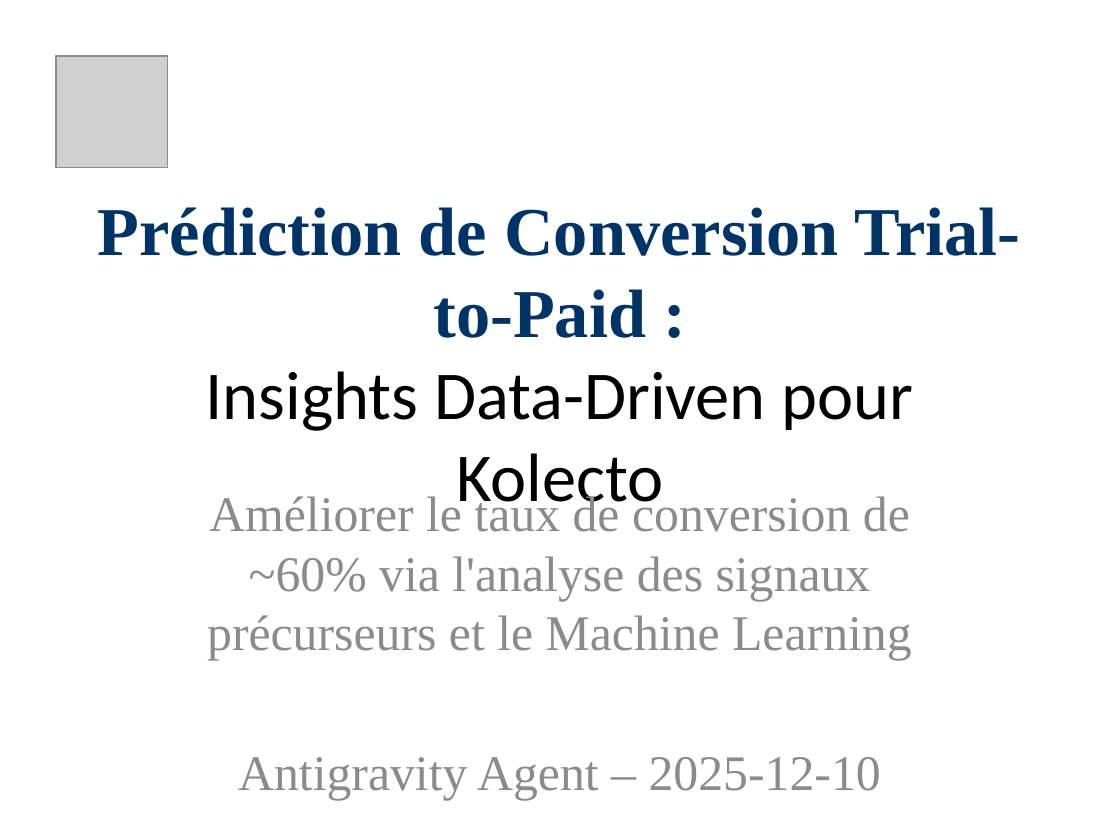
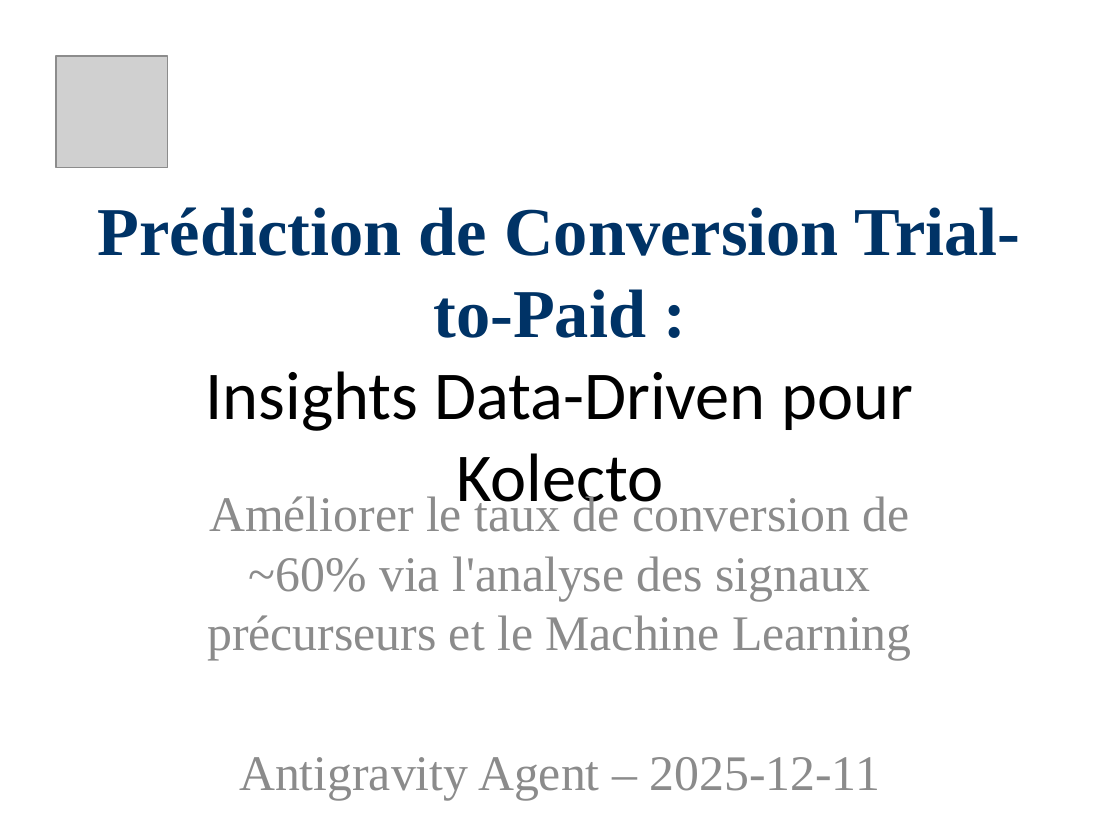
Before and after one commit to Paulino-Cristovao/churn_predictions, a slide deck: slide 1 of Presentations_Resultats_Projet.pptx. Drawn at 1120x840 pixels with LibreOffice and Linux fonts; fonts in the diff are those of the drawing; grey boxes stand for pictures. Boxes give left, top, right and bottom in pixels: in the first picture for what was removed or moved away, otherwise in the second. Text is boxed around its words. In the diff, an @@ line names an element or a change of style, - is before the commit and + after.

```diff
--- a/Presentations_Resultats_Projet.pptx
+++ b/Presentations_Resultats_Projet.pptx
@@ subtitle at (239, 757, 879, 800): text changed @@
-Antigravity Agent – 2025-12-10
+Antigravity Agent – 2025-12-11
```
Also in this commit, not shown: 2 other slides changed, 1 other file.
